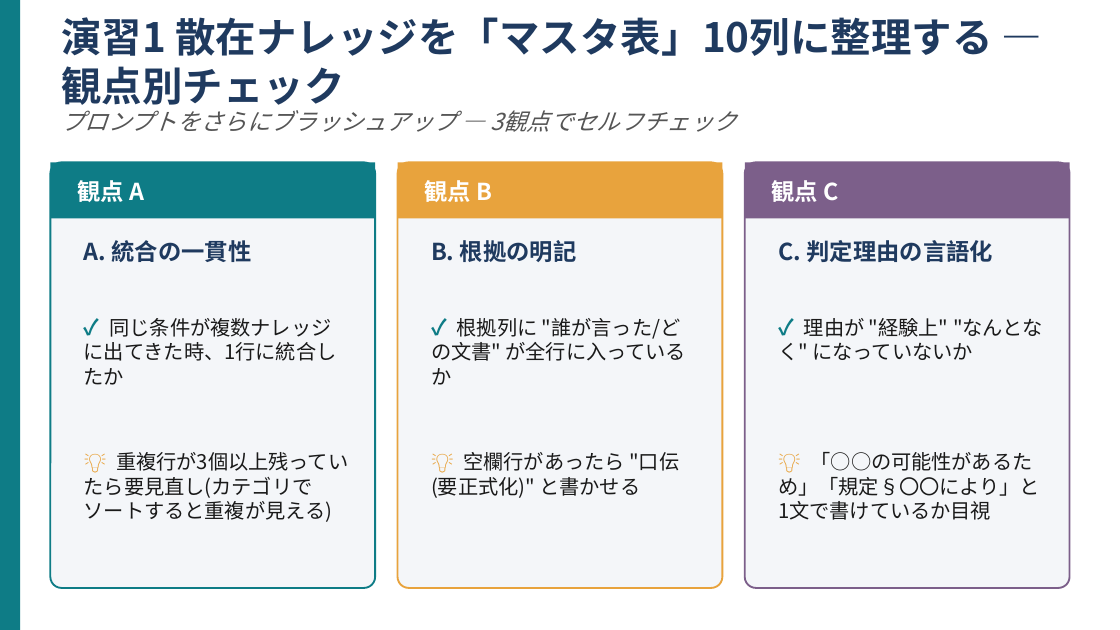
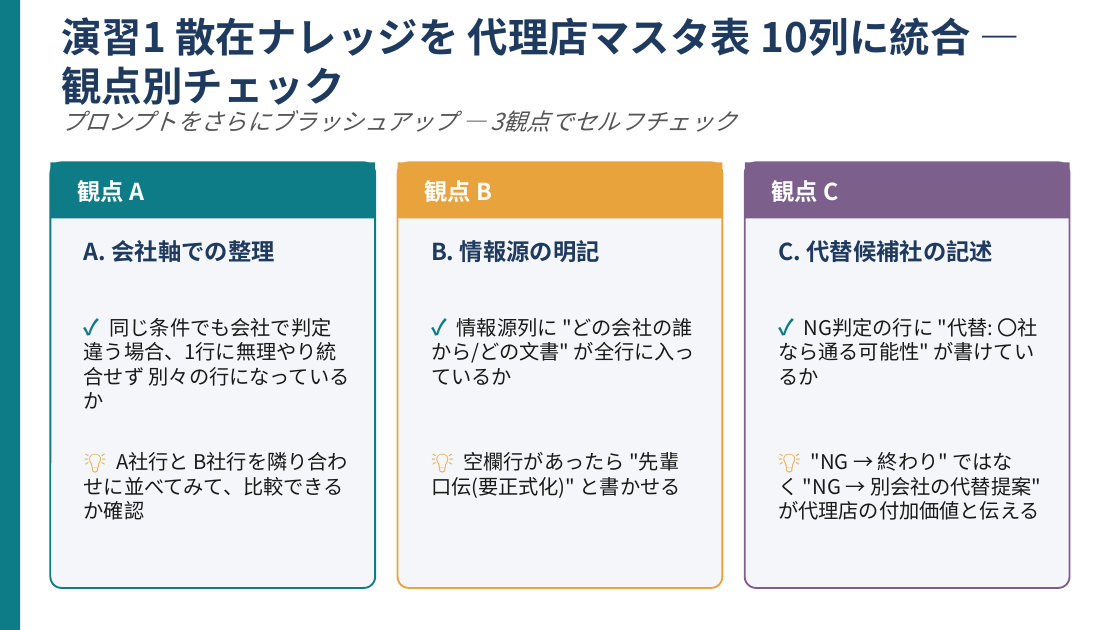
Before and after one commit to kana-story-321/github.io, a slide deck: slide 5 of lecture_pptx/out/s15/ワーク01.pptx. Drawn at 1120x630 pixels with LibreOffice and Linux fonts; fonts in the diff are those of the drawing. Boxes give left, top, right and bottom in pixels: in the first picture for what was removed or moved away, otherwise in the second. Text is boxed around its words. In the diff, an @@ line names an element or a change of style, - is before the commit and + after.

```diff
--- a/lecture_pptx/out/s15/ワーク01.pptx
+++ b/lecture_pptx/out/s15/ワーク01.pptx
@@ text at (61, 17, 971, 113): text changed @@
-演習1 散在ナレッジを「マスタ表」10列に整理する — 観点別チェック
+演習1 散在ナレッジを 代理店マスタ表 10列に統合 — 観点別チェック
@@ text at (84, 240, 275, 262): text changed @@
-A. 統合の一貫性
+A. 会社軸での整理
@@ text at (431, 240, 600, 262): text changed @@
-B. 根拠の明記
+B. 情報源の明記
@@ text at (778, 240, 993, 262): text changed @@
-C. 判定理由の言語化
+C. 代替候補社の記述
@@ text at (84, 318, 350, 409): text changed @@
-✓ 同じ条件が複数ナレッジに出てきた時、1行に統合したか
+✓ 同じ条件でも会社で判定違う場合、1行に無理やり統合せず 別々の行になっているか
@@ text at (431, 318, 695, 385): text changed @@
-✓ 根拠列に "誰が言った/どの文書" が全行に入っているか
+✓ 情報源列に "どの会社の誰から/どの文書" が全行に入っているか
@@ text at (778, 318, 1038, 385): text changed @@
-✓ 理由が "経験上" "なんとなく" になっていないか
+✓ NG判定の行に "代替: 〇社なら通る可能性" が書けているか
@@ text at (84, 452, 344, 520): text changed @@
-💡 重複行が3個以上残っていたら要見直し(カテゴリでソートすると重複が見える)
+💡 A社行と B社行を隣り合わせに並べてみて、比較できるか確認
@@ text at (431, 452, 681, 498): text changed @@
-💡 空欄行があったら "口伝(要正式化)" と書かせる
+💡 空欄行があったら "先輩口伝(要正式化)" と書かせる
@@ text at (778, 452, 1041, 520): text changed @@
-💡 「○○の可能性があるため」「規定§〇〇により」と1文で書けているか目視
+💡 "NG → 終わり" ではなく "NG → 別会社の代替提案" が代理店の付加価値と伝える
```
Also in this commit, not shown: 7 other slides changed, 19 other files.
